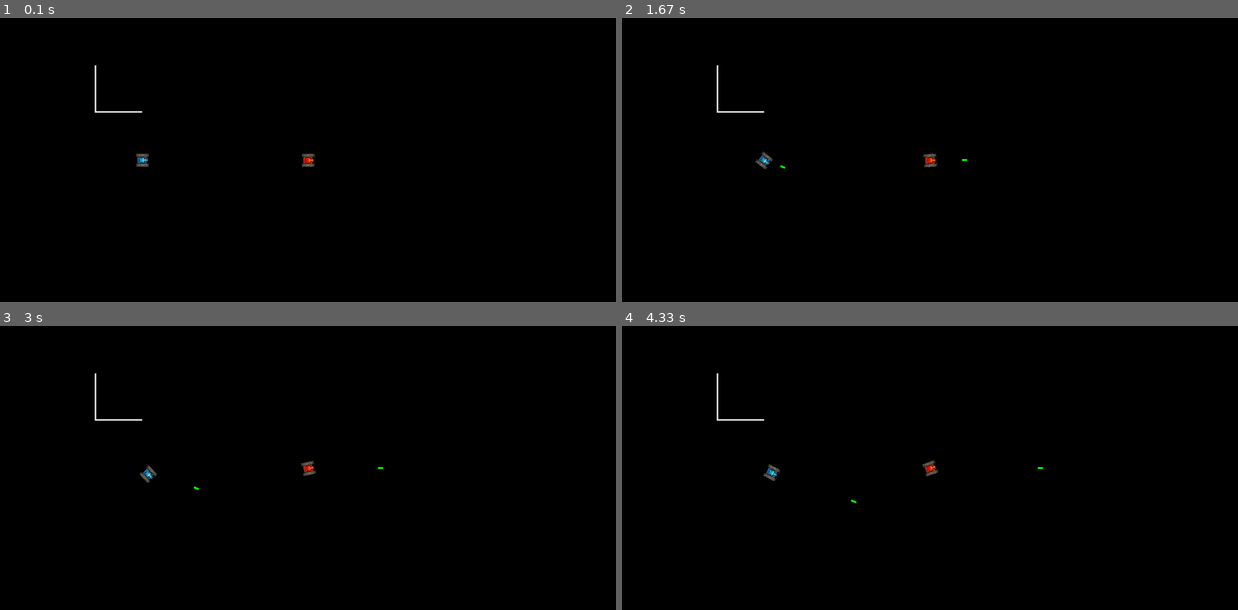
Above: before the commit, frames 1-4 (two rows, left to right).
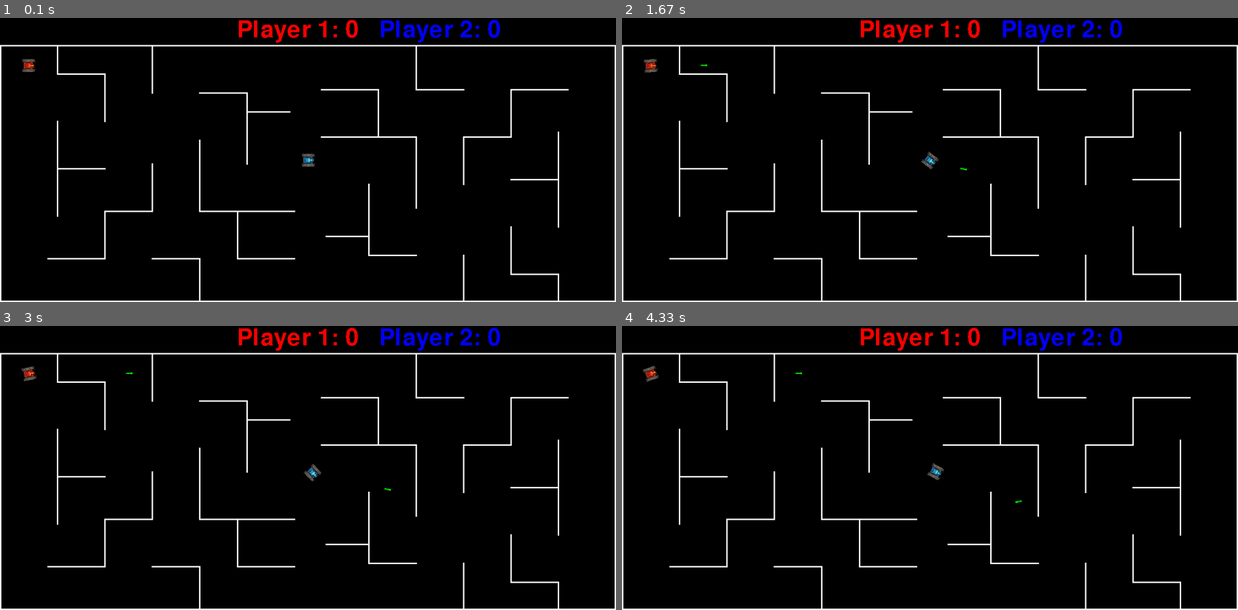
Above: after the commit, the same moments.

Repository: SkullinTheJar/ExamProgram
Game: pygame game, started from main.py
The game is run twice, just before and just after one commit, with the same random seed, the same clock (stepped at 60 frames per second) and the same inputs.
Inputs:
- Up to frame 1 (0.1 s): no input
- Up to frame 2 (1.67 s): hold Q 0.33-0.8 s; hold Right 0.33-0.8 s; hold M 0.83-1.3 s; hold Right 0.83-1.3 s; tap F at 0.9, 1.2, 1.4 s; tap T at 0.98 s; hold Right from 1.33 s (still down); tap G at 1.48 s
- Up to frame 3 (3 s): tap F at 1.7, 1.9, 2.23, 2.53, 2.73 s; release Right at 1.8 s; hold Up 1.83-2.13 s; hold Right 2.17-2.63 s; tap T at 2.32 s; hold Left from 2.67 s (still down); tap G at 2.82 s
- Up to frame 4 (4.33 s): tap F at 3.03, 3.3, 3.63, 3.93, 4.07 s; release Left at 3.2 s; hold Down 3.23-3.53 s; hold Left 3.57-3.97 s; tap T at 3.72 s; hold Up from 4 s (still down); tap G at 4.15 s

The runs differ from the first frame. In frame 1, 5.3% of the frame differs, in the area x 0-100%, y 0-100%; in frame 2, 5.4%; in frame 3, 5.4%; in frame 4, 5.4%.

Commit message:
Inserted everything up until (and with) finished map

Diff:
--- a/main.py
+++ b/main.py
@@ -49,9 +49,11 @@
         self.originalImage.set_colorkey((0, 0, 0))
         self.image = self.originalImage
         self.rect = self.image.get_rect()
-        self.rect.center = self.coords = coords
+        self.rect.center = self.coords = self.startCoords = coords
         self.angle = 0
         self.mask = pygame.mask.from_surface(self.image)
+
+
         #print(str(self.mask.count()))
 
     def update(self, keys):
@@ -102,40 +104,51 @@
         self.coords = self.prevCoords
         self.angle = self.prevAngle
 
-
-class LeadProj(pygame.sprite.Sprite):
-    def __init__(self, color, coords, radius, speed, angle, length, screen):
+    def reset(self):
+        self.coords = self.startCoords
+        self.angle = 0
+        self.rotate()
+
+class Projectile(pygame.sprite.Sprite):
+    def __init__(self, coords, radius, color, screen, length):
         pygame.sprite.Sprite.__init__(self)
+        self.radius = radius
         self.color = color
-        self.radius = radius
-        self.speed = speed
-        self.angle = angle
+        self.screen = screen
         self.length = length
         self.image = pygame.Surface((radius * 2, radius * 2)).convert()
-        self.image.set_colorkey((0, 0, 0))
         pygame.draw.circle(self.image, color, (radius, radius), radius)
         self.rect = self.image.get_rect()
         self.rect.center = self.coords = coords
-        self.mask = pygame.mask.from_surface(self.image)
         self.spawned = False
-        self.prevCoords = None
-        self.screen = screen
-
 
     def update(self):
         self.prevCoords = self.coords
+        if self.length > 0:
+            if not self.spawned:
+                self.subProj = SubProj(self.prevCoords, self.radius, self.color, self.screen, self.length - 1, self)
+                self.spawned = True
+            self.subProj.update()
+
+class LeadProj(Projectile):
+    def __init__(self, coords, radius, color, screen, length, speed, angle, timer = 400):
+        super().__init__(coords, radius, color, screen, length - 1)
+        self.speed = speed
+        self.angle = angle
+        self.image.set_colorkey((0, 0, 0))
+        self.mask = pygame.mask.from_surface(self.image)
+        self.frames = 0
+        self.timer = timer
+
+    def update(self):
+        self.frames += 1
+        super().update()
         self.rect.center = self.coords = updateCoords(self.speed, self.angle, self.coords)
-        if not self.spawned:
-            self.subProj = SubProj(self.prevCoords, self.radius, self.color, self.length - 2, self, self.screen)
-            self.spawned = True
-        self.subProj.update()
+        if self.frames == self.timer:
+            self.kill()
 
     def wallCollide(self, walls):
         for wall in walls:
-            '''if self.angle == 0 or self.angle == 90 or self.angle == 180 or self.angle == 270 or self.angle == 360:
-                    self.angle += 180
-                    self.angle %= 360
-            else:'''
             if wall.orient:
                 self.angle = 360 - self.angle
 
@@ -145,50 +158,44 @@
                 if 180 < self.angle < 360:
                     self.angle = 360 - (self.angle - 180)
 
-class SubProj(pygame.sprite.Sprite):
-    def __init__(self, coords, radius, color, n, proj, screen):
-        pygame.sprite.Sprite.__init__(self)
-        self.radius = radius
-        self.color = color
-        self.n = n
-        self.image = pygame.Surface((radius * 2, radius * 2)).convert()
-        self.image.set_colorkey((0, 0, 0))
-        pygame.draw.circle(self.image, color, (radius, radius), radius)
-        self.rect = self.image.get_rect()
-        self.rect.center = self.coords = coords
-        self.spawned = False
+class SubProj(Projectile):
+    def __init__(self, coords, radius, color, screen, length, proj):
+        super().__init__(coords, radius, color, screen, length)
         self.proj = proj
-        self.prevCoords = None
         self.screen = screen
 
     def update(self):
-        self.prevCoords = self.coords
+        super().update()
         self.coords = self.proj.prevCoords
-        if self.n > 0:
-            if not self.spawned:
-                self.subProj = SubProj(self.prevCoords, self.radius, self.color, self.n - 1, self, self.screen)
-                self.spawned = True
-            self.subProj.update()
         self.rect.center = self.coords
         self.screen.blit(self.image, self.rect)
 
 class Wall(pygame.sprite.Sprite):
-    def __init__(self, coords, orient, length = 100, width = 3):
+    def __init__(self, coords, orient, length = 100, width = 3, invert = False):
         pygame.sprite.Sprite.__init__(self)
         self.coords = coords
         self.length = length
         self.width = width
         self.orient = orient
         if orient:
-            self.image = pygame.Surface((length, width))
+            self.image = pygame.Surface((length + width, width))
         else:
-            self.image = pygame.Surface((width, length))
+            self.image = pygame.Surface((width, length + width))
         self.image.fill((255, 255, 255))
         self.image.set_colorkey((0, 0, 0))
         self.rect = self.image.get_rect()
-        self.rect.bottomleft = coords
+        if not invert:
+            self.rect.bottomleft = coords
+        if invert:
+            self.rect.topright = coords
+
         self.mask = pygame.mask.from_surface(self.image)
         #print(str(self.mask.count()))
+
+class Upgrade(pygame.sprite.Sprite):
+    def __init__(self):
+        pass
+
 
 
 class Game:
@@ -197,14 +204,37 @@
         self.laserLength = laserLength
         self.cooldown = cooldown
         self.screen = pygame.display.set_mode(size)
-        self.player1 = Player(1, (650, 300), 1, 0.5, 'C:/Users/andre/OneDrive - AARHUS TECH/Programmering/ExamProgram/red tank.png')
-        self.player2 = Player(2, (300, 300), 1, 0.5, 'C:/Users/andre/OneDrive - AARHUS TECH/Programmering/ExamProgram/blue tank.png')
+        self.player1StartPos = 60, 100
+        self.player2StartPos = 650, 300
+        self.player1 = Player(1, self.player1StartPos, 0.75, 0.5, 'C:/Users/andre/OneDrive - AARHUS TECH/Programmering/ExamProgram/red tank.png')
+        self.player2 = Player(2, self.player2StartPos, 0.75, 0.5, 'C:/Users/andre/OneDrive - AARHUS TECH/Programmering/ExamProgram/blue tank.png')
         #self.player1 = Player(1, (650, 300), 0.5, 0.5, 'C:/Users/WaffleFlower/Desktop/Skole/Programmering/ExamProgram/red_tank_exp_v2.png')
         #self.player2 = Player(2, (300, 300), 0.5, 0.5, 'C:/Users/WaffleFlower/Desktop/Skole/Programmering/ExamProgram/blue_tank_exp.png')
         self.players = pygame.sprite.Group(self.player1, self.player2)
         self.lasers = pygame.sprite.Group()
-        self.lastShot = 0
-        self.walls = pygame.sprite.Group(Wall((200, 200), True), Wall((200, 200), False))
+        self.lastShot = -cooldown
+        self.walls = pygame.sprite.Group(
+            #Laver de ydre mure
+            Wall((0, 60), True, self.size[0]), Wall((0, self.size[1]), False, self.size[1] - 60),
+            Wall((0, self.size[1]), True, self.size[0]), Wall((self.size[0] - 3, self.size[1]), False, self.size[1] - 60),
+            #Laver de indre mure
+            Wall((120, 120), False, 60), Wall((120, 120), True), Wall((220, 220), False), Wall((120, 320), True),
+            Wall((120, 420), False, 200), Wall((100, 510), True, 120), Wall((220, 510), False), Wall((220, 410), True),
+            Wall((320, 410), False), Wall((420, 410), False, 150), Wall((420, 410), True, 200), Wall((520, 310), False, 150),
+            Wall((420, 160), True), Wall((320, 160), False), Wall((420, 600), False, 90), Wall((320, 510), True),
+            Wall((500, 510), True, 120), Wall((500, 510), False), Wall((520, 200), True, 90)
+            )
+        self.counter = 0
+        for sprite in self.walls:
+            if self.counter <= 3:
+                pass
+            else:
+                self.walls.add(Wall((1300 - sprite.coords[0], 660 - sprite.coords[1]), sprite.orient, sprite.length, sprite.width, True))
+            self.counter += 1
+
+        self.p1score = 0
+        self.p2score = 0
+        self.font = pygame.font.Font(pygame.font.get_default_font(), 50)
         #self.rects = [self.player1.rect, self.player2.rect]
 
     def draw(self):
@@ -212,6 +242,9 @@
         self.players.draw(self.screen)
         self.walls.draw(self.screen)
         self.lasers.draw(self.screen)
+
+        self.screen.blit(self.font.render('Player 1: ' + str(self.p1score), False, (255, 0, 0)), (self.size[0] / 2 - 150, 1))
+        self.screen.blit(self.font.render('Player 2: ' + str(self.p2score), False, (0, 0, 255)), (self.size[0] / 2 + 150, 1))
         #pygame.draw.lines(self.screen, (255, 255, 255), False, (self.player1.rect.bottomleft, (self.player1.rect.bottomright), (self.player1.rect.topright), (self.player1.rect.topleft), self.player1.rect.bottomleft))
 
 
@@ -223,33 +256,57 @@
         #self.rects[1] = self.players.sprites()[1].rect
         if pygame.time.get_ticks() > self.lastShot + self.cooldown:
             if keys[pygame.K_q]:
-                self.lasers.add(LeadProj((0, 255, 0), updateCoords(10, self.player1.angle, self.player1.coords), 2, 1, self.player1.angle, self.laserLength, self.screen))
+                #coords, radius, color, screen, length, speed, angle
+                self.lasers.add(LeadProj(updateCoords(20, self.player1.angle, self.player1.coords), 2, (0, 255, 0), self.screen, self.laserLength, 1.25, self.player1.angle,))
                 #self.rects.append(self.laserGroups[-1].sprites()[0].rect)
+                self.lastShot = pygame.time.get_ticks()
             if keys[pygame.K_m]:
-                self.lasers.add(LeadProj((0, 255, 0), updateCoords(10, self.player2.angle, self.player2.coords), 2, 1, self.player2.angle, self.laserLength, self.screen))
+                self.lasers.add(LeadProj(updateCoords(20, self.player2.angle, self.player2.coords), 2, (0, 255, 0), self.screen, self.laserLength, 1.25, self.player2.angle,))
                 #self.rects.append(self.laserGroups[-1].sprites()[0].rect)
-            self.lastShot = pygame.time.get_ticks()
-
-
-        collisions = pygame.sprite.groupcollide(self.players, self.walls, False, False)
-        for player in collisions:
-            if collisions[player].__len__() > 0:
-                collisions = pygame.sprite.groupcollide(self.players, self.walls, False, False, pygame.sprite.collide_mask)
-                for player in collisions:
-                    if collisions[player].__len__() > 0:
-                        player.wallCollide()
-
-
-        collisions = pygame.sprite.groupcollide(self.lasers, self.walls, False, False)
-        for leadProj in collisions:
-            if collisions[leadProj].__len__() > 0:
-                collisions = pygame.sprite.groupcollide(self.lasers, self.walls, False, False, pygame.sprite.collide_mask)
-                for leadProj in collisions:
-                    if collisions[leadProj].__len__() > 0:
-                        leadProj.wallCollide(collisions[leadProj])
+                self.lastShot = pygame.time.get_ticks()
+
+        self.collideGroups(self.players, self.walls, 'player-wall')
+        self.collideGroups(self.lasers, self.walls, 'laser-wall')
+        self.collideGroups(self.lasers, self.players, 'laser-player')
+        self.collideGroups(self.players, self.players, 'player-player')
+
+        pygame.display.flip()
+
+    def collideGroups(self, group1, group2, resultType):
+        collisions = pygame.sprite.groupcollide(group1, group2, False, False)
+        for sprite in collisions:
+            if collisions[sprite].__len__() > 0:
+                collisions = pygame.sprite.groupcollide(group1, group2, False, False, pygame.sprite.collide_mask)
+                for sprite in collisions:
+                    if collisions[sprite].__len__() > 0:
+                        if resultType == 'player-wall':
+                            sprite.wallCollide()
+                        if resultType == 'laser-wall':
+                            sprite.wallCollide(collisions[sprite])
+                        if resultType == 'laser-player':
+                            if collisions[sprite][0] == self.player1:
+                                self.p2score += 1
+                            if collisions[sprite][0] == self.player2:
+                                self.p1score += 1
+                            sprite.kill()
+                            self.reset()
+                        if resultType == 'player-player':
+                            if sprite != collisions[sprite][0]:
+                                sprite.wallCollide()
+                                collisions[sprite][0].wallCollide()
+
+    def reset(self):
+       self.player1.reset()
+       self.player2.reset()
+
+        # collisions = pygame.sprite.groupcollide(self.lasers, self.walls, False, False)
+        # for leadProj in collisions:
+        #     if collisions[leadProj].__len__() > 0:
+        #         collisions = pygame.sprite.groupcollide(self.lasers, self.walls, False, False, pygame.sprite.collide_mask)
+        #         for leadProj in collisions:
+        #             if collisions[leadProj].__len__() > 0:
+        #                 leadProj.wallCollide(collisions[leadProj])
 
 
         #pygame.display.update(self.rects)
-        pygame.display.flip()
-
 Main()
